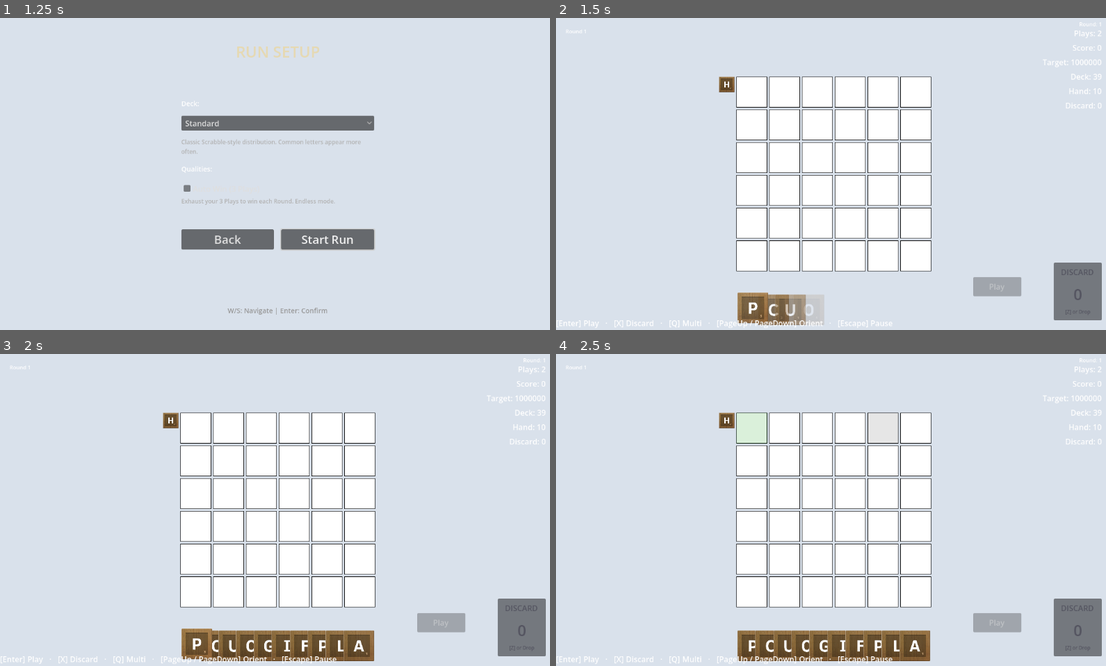
Above: before the commit, frames 1-4 (two rows, left to right).
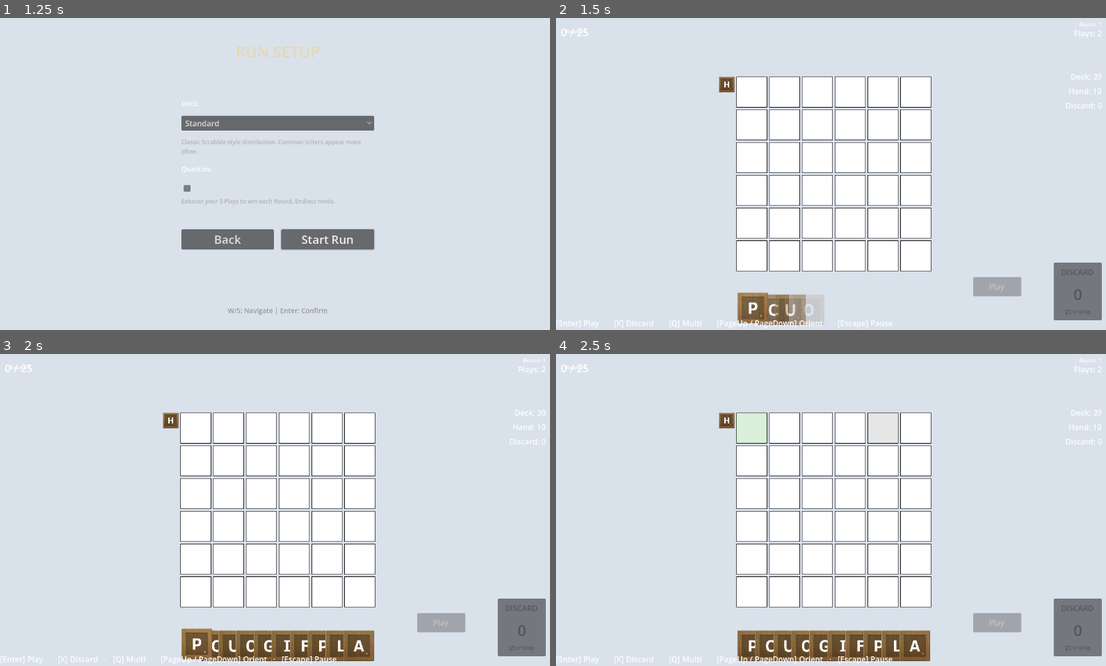
Above: after the commit, the same moments.

Repository: rcmilan/godot-scrabblerabble
Game: Godot game, scene res://scenes/title_screen/title_screen.tscn
Same seed, same stepped clock (60 frames per second), same inputs: the game is played once before the commit and once after it.
Inputs (mouse positions are in pixels of both pictures, inside the frame that each line leads up to):
- Up to frame 1 (1.25 s): click "New Game" at 0.5 s
- Up to frame 2 (1.5 s): click "Start Run" at 1.25 s
- Up to frame 3 (2 s): no input
- Up to frame 4 (2.5 s): tap Enter (play_hand) at 2 s; drag from (754, 428) to (891, 441) at 2.02 s

Frame 1 is identical in both runs. In frame 2, 0.1% of the frame differs, in the area x 1-100%, y 3-16%; in frame 3, 0.1%; in frame 4, 0.1%.

Commit message:
006 score progression (#50)
* specs

* wip

* wip

* wip

Diff:
--- a/autoload/game_manager.gd
+++ b/autoload/game_manager.gd
@@ -24,6 +24,7 @@
 var _current_phase: GamePhase = GamePhase.SETUP
 var _current_round: int = 1
 var _current_score: int = 0
+var _previous_rounds_total: int = 0
 var _target_score: int = 100
 var _plays_remaining: int = 10
 var _plays_per_round: int = 10
@@ -42,6 +43,9 @@
 
 func get_current_score() -> int:
 	return _current_score
+
+func get_cumulative_score() -> int:
+	return _current_score + _previous_rounds_total
 
 func get_target_score() -> int:
 	return _target_score
@@ -110,15 +114,16 @@
 	_current_score += score
 	_plays_remaining -= 1
 
-	EventBus.score_updated.emit(_current_score, score)
+	var cumulative: int = get_cumulative_score()
+	EventBus.score_updated.emit(cumulative, score)
 	EventBus.play_completed.emit(_plays_remaining)
 
-	print("[GameManager] Play committed: +%d pts | Total: %d | Plays left: %d" % [
-		score, _current_score, _plays_remaining
+	print("[GameManager] Play committed: +%d pts | Round: %d | Cumulative: %d | Target: %d | Plays left: %d" % [
+		score, _current_round, cumulative, _target_score, _plays_remaining
 	])
 
 	# Check win/lose conditions
-	if _current_score >= _target_score:
+	if cumulative >= _target_score:
 		_complete_round(true)
 	elif _plays_remaining <= 0:
 		if RunManager.is_debug_auto_win():
@@ -129,11 +134,12 @@
 
 
 ## Starts a new round.
-func start_round(round_num: int, target: int = DEFAULT_TARGET_SCORE, plays: int = DEFAULT_PLAYS_PER_ROUND) -> void:
+func start_round(round_num: int, target: int = DEFAULT_TARGET_SCORE, plays: int = DEFAULT_PLAYS_PER_ROUND, previous_total: int = 0) -> void:
 	_current_round = round_num
 	_target_score = target
 	_plays_per_round = plays
 	_plays_remaining = plays
+	_previous_rounds_total = previous_total
 
 	_set_phase(GamePhase.PLAYING)
 	EventBus.round_started.emit(_current_round)
@@ -144,11 +150,12 @@
 
 
 ## Sets up a round from a RoundConfig object.
-func setup_round(config: RoundConfig) -> void:
+func setup_round(config: RoundConfig, previous_total: int = 0) -> void:
 	_current_round = config.round_number
 	_target_score = config.target_score
 	_plays_per_round = config.plays_per_round
 	_plays_remaining = config.plays_per_round
+	_previous_rounds_total = previous_total
 	_current_score = 0
 
 	_set_phase(GamePhase.PLAYING)
@@ -198,10 +205,16 @@
 	_set_phase(GamePhase.ROUND_END)
 	EventBus.round_ended.emit(_current_round, success)
 
+	var cumulative: int = get_cumulative_score()
 	if success:
 		print("[GameManager] Round %d complete! Score: %d/%d" % [
 			_current_round, _current_score, _target_score
 		])
+		if cumulative > _target_score:
+			var excess: int = cumulative - _target_score
+			print("[GameManager] Target beaten! Cumulative: %d | Target: %d | Excess: %d" % [
+				cumulative, _target_score, excess
+			])
 		# RunManager handles what comes next (shop or victory)
 	else:
 		print("[GameManager] Round %d failed. Score: %d/%d" % [
--- a/autoload/run_manager.gd
+++ b/autoload/run_manager.gd
@@ -217,7 +217,9 @@
 			# All bosses defeated - run ends with victory
 			run_state.end_run()
 			EventBus.run_ended.emit(true, run_state.total_score)
-			print("[RunManager] Boss pool exhausted - run ends with victory | Score: %d" % run_state.total_score)
+			print("[RunManager] Run ended | Victory: true | TotalScore: %d | RoundReached: %d" % [
+				run_state.total_score, run_state.current_round
+			])
 			return
 
 	# Now advance the round counter to match
@@ -264,7 +266,9 @@
 		var victory: bool = result.get("victory", false)
 		run_state.end_run()
 		EventBus.run_ended.emit(victory, run_state.total_score)
-		print("[RunManager] Quality '%s' ended run - Victory: %s" % [quality.get_quality_name(), victory])
+		print("[RunManager] Run ended | Victory: %s | TotalScore: %d | RoundReached: %d" % [
+			str(victory), run_state.total_score, run_state.current_round
+		])
 		return true
 	return false
 
@@ -283,8 +287,11 @@
 
 	if not success:
 		run_state.end_run()
-		EventBus.run_ended.emit(false, run_state.total_score)
-		print("[RunManager] Round %d lost - run ended" % round_number)
+		var final_score: int = run_state.total_score + GameManager.get_current_score()
+		EventBus.run_ended.emit(false, final_score)
+		print("[RunManager] Run ended | Victory: false | TotalScore: %d | RoundReached: %d" % [
+			final_score, run_state.current_round
+		])
 		return
 
 	# Record boss defeat before completing the round (so next round sees updated board size)
--- a/data/progression/progression_config.gd
+++ b/data/progression/progression_config.gd
@@ -4,8 +4,8 @@
 ## ProgressionConfig: Data resource for progression scaling parameters.
 ## Edit in inspector or create multiple .tres files for different difficulties.
 
-@export var base_target_score: int = 1000000
-@export var target_score_increment: int = 50
+@export var base_target_score: int = 25
+@export var target_score_increment: int = 15
 
 ## Board size thresholds: processed in order, first match wins.
 ## Each entry: {"up_to_round": int, "size": Vector2i}
--- a/data/progression/progression_default.tres
+++ b/data/progression/progression_default.tres
@@ -4,8 +4,8 @@
 
 [resource]
 script = ExtResource("1_config")
-base_target_score = 1000000
-target_score_increment = 50
+base_target_score = 25
+target_score_increment = 15
 board_size_thresholds = [{"up_to_round": 1, "size": Vector2i(6, 6)}, {"up_to_round": 2, "size": Vector2i(7, 7)}]
 max_board_size = Vector2i(8, 8)
 default_plays_per_round = 2
--- a/scenes/main.gd
+++ b/scenes/main.gd
@@ -32,6 +32,7 @@
 @onready var pause_menu: PauseMenu = $PauseMenu
 @onready var _background: ColorRect = $Background
 @onready var _round_indicator: Label = $RoundIndicator
+@onready var _score_panel: CanvasLayer = $ScorePanel
 
 # Animation state
 var _bg_tween: Tween = null
@@ -153,7 +154,15 @@
 		TileBag.populate_bag(RunManager.run_state.bag_config)
 
 	# Setup GameManager for this round
-	GameManager.setup_round(config)
+	var previous_total: int = 0
+	if RunManager.run_state:
+		previous_total = RunManager.run_state.total_score
+	GameManager.setup_round(config, previous_total)
+
+	# Notify ScorePanel directly after GameManager is ready
+	# (avoid re-emitting run_round_ready which would create a signal loop)
+	if _score_panel:
+		_score_panel._on_round_ready(config)
 
 	# Pass RoundConfig to PlayExecutor for boss effect handling
 	_gameplay_controller.set_play_executor_round_config(config)
@@ -267,19 +276,8 @@
 ## Called when tiles are played (locked on board).
 ## Always consumes a play. Words may be empty if no valid words were formed.
 func _on_play_completed(tiles: Array[Tile], words: Array) -> void:
-	var total_score: int = 0
-	var word_validator: WordValidator = _gameplay_controller.get_word_validator()
-
-	for word_info in words:
-		var score_result: Dictionary = word_validator.calculate_placement_score(
-			word_info.tiles, word_info.cells
-		)
-		total_score += score_result.total
-		EventBus.score_calculated.emit(score_result.total, score_result)
-
-	GameManager.commit_play(total_score)
-	print("[Main] Play committed: %d pts from %d words | Score: %d/%d | Plays left: %d" % [
-		total_score, words.size(), GameManager.get_current_score(),
+	print("[Main] Play completed: %d words formed | Cumulative Score: %d/%d | Plays left: %d" % [
+		words.size(), GameManager.get_cumulative_score(),
 		GameManager.get_target_score(), GameManager.get_plays_remaining()
 	])
 
@@ -299,7 +297,7 @@
 	var next_config: RoundConfig = RunManager.progression_rules.peek_round_config(
 		RunManager.run_state
 	)
-	shop_overlay.show_shop(round_number, GameManager.get_current_score(), next_config)
+	shop_overlay.show_shop(round_number, GameManager.get_cumulative_score(), next_config)
 	print("[Main] === SHOP START | after round %d ===" % round_number)
 
 
--- a/scenes/main.tscn
+++ b/scenes/main.tscn
@@ -10,6 +10,7 @@
 [ext_resource type="PackedScene" path="res://scenes/shop/shop_overlay.tscn" id="10_shop"]
 [ext_resource type="PackedScene" path="res://scenes/ui/game_over_popup/game_over_popup.tscn" id="11_gameover"]
 [ext_resource type="PackedScene" path="res://scenes/ui/pause_menu/pause_menu.tscn" id="12_pause"]
+[ext_resource type="PackedScene" path="res://scenes/ui/score_panel/score_panel.tscn" id="13_score_panel"]
 [node name="Main" type="Control"]
 layout_mode = 3
 anchors_preset = 15
@@ -48,6 +49,8 @@
 
 [node name="MainHUD" parent="." instance=ExtResource("7_hud")]
 
+[node name="ScorePanel" parent="." instance=ExtResource("13_score_panel")]
+
 [node name="DiscardPile" parent="." instance=ExtResource("8_discard")]
 layout_mode = 1
 
--- a/scenes/ui/main_hud/main_hud.gd
+++ b/scenes/ui/main_hud/main_hud.gd
@@ -9,8 +9,6 @@
 # === Node References ===
 @onready var round_label: Label = $RoundLabel
 @onready var plays_label: Label = $PlaysLabel
-@onready var score_label: Label = $ScoreLabel
-@onready var target_label: Label = $TargetLabel
 @onready var deck_label: Label = $DeckLabel
 @onready var hand_label: Label = $HandLabel
 @onready var discard_label: Label = $DiscardLabel
@@ -36,7 +34,6 @@
 
 func _connect_signals() -> void:
 	# EventBus signals
-	EventBus.score_updated.connect(_on_score_updated)
 	EventBus.hand_count_changed.connect(_on_hand_count_changed)
 	EventBus.bag_count_changed.connect(_on_bag_count_changed)
 	EventBus.discard_count_changed.connect(_on_discard_count_changed)
@@ -54,8 +51,6 @@
 	# Set initial values
 	_update_round(GameManager.get_current_round())
 	_update_plays(GameManager.get_plays_remaining())
-	_update_score(GameManager.get_current_score())
-	_update_target(GameManager.get_target_score())
 	_update_deck(TileBag.tiles_remaining())
 	_update_hand(HandManager.get_hand_size())
 	_update_discard(HandManager.get_discard_count())
@@ -63,10 +58,6 @@
 
 # === Signal Handlers ===
 
-func _on_score_updated(total: int, _delta: int) -> void:
-	_update_score(total)
-
-
 func _on_hand_count_changed(count: int) -> void:
 	_update_hand(count)
 
@@ -86,13 +77,11 @@
 func _on_round_started(round_number: int) -> void:
 	_update_round(round_number)
 	_update_plays(GameManager.get_plays_remaining())
-	_update_target(GameManager.get_target_score())
 
 
 func _on_run_round_ready(config: RoundConfig) -> void:
 	_update_round(config.round_number)
 	_update_plays(config.plays_per_round)
-	_update_target(config.target_score)
 	_connect_timer_qualities()
 
 
@@ -104,14 +93,6 @@
 
 func _update_plays(count: int) -> void:
 	plays_label.text = "Plays: %d" % count
-
-
-func _update_score(score: int) -> void:
-	score_label.text = "Score: %d" % score
-
-
-func _update_target(target: int) -> void:
-	target_label.text = "Target: %d" % target
 
 
 func _update_deck(count: int) -> void:
--- a/scenes/ui/main_hud/main_hud.tscn
+++ b/scenes/ui/main_hud/main_hud.tscn
@@ -30,30 +30,6 @@
 offset_bottom = 43.0
 grow_horizontal = 0
 text = "Plays: 2"
-horizontal_alignment = 2
-
-[node name="ScoreLabel" type="Label" parent="."]
-anchors_preset = 1
-anchor_left = 1.0
-anchor_right = 1.0
-offset_left = -120.0
-offset_top = 50.0
-offset_right = -20.0
-offset_bottom = 73.0
-grow_horizontal = 0
-text = "Score: 0"
-horizontal_alignment = 2
-
-[node name="TargetLabel" type="Label" parent="."]
-anchors_preset = 1
-anchor_left = 1.0
-anchor_right = 1.0
-offset_left = -120.0
-offset_top = 80.0
-offset_right = -20.0
-offset_bottom = 103.0
-grow_horizontal = 0
-text = "Target: 100"
 horizontal_alignment = 2
 
 [node name="DeckLabel" type="Label" parent="."]
--- /dev/null
+++ b/scenes/ui/score_panel/score_panel.gd
@@ -0,0 +1,103 @@
+extends CanvasLayer
+class_name ScorePanel
+
+## ScorePanel: Displays cumulative score (Y) and round target (X) in format "Y / X"
+## Updates with stagger-matched scoring during play, pulses on each change,
+## and plays particles when target is beaten.
+
+@onready var score_label: Label = $HBoxContainer/ScoreLabel
+@onready var particles: CPUParticles2D = $HBoxContainer/Particles
+
+var _target: int = 0
+var _cumulative: int = 0
+var _pulse_tween: Tween = null
+
+
+func _ready() -> void:
+	print("[ScorePanel] Ready")
+	# Configure UI at runtime
+	score_label.add_theme_font_size_override("font_size", 22)
+	score_label.add_theme_color_override("font_color", Color.WHITE)
+
+	# Configure particles
+	particles.amount = 40
+	particles.lifetime = 0.8
+	particles.scale = Vector2(1.5, 1.5)
+	particles.emitting = false
+
+	EventBus.run_round_ready.connect(_on_round_ready)
+	EventBus.score_updated.connect(_on_score_updated)
+	_setup_particles()
+	print("[ScorePanel] Connected to EventBus signals")
+
+
+func _setup_particles() -> void:
+	particles.one_shot = true
+	particles.explosiveness = 0.8
+	particles.lifetime = 0.8
+	particles.scale = Vector2(1.5, 1.5)
+
+	print("[ScorePanel] Particles configured")
+
+
+func _on_round_ready(config: RoundConfig) -> void:
+	print("[ScorePanel] _on_round_ready called")
+	_target = config.target_score
+	_cumulative = GameManager.get_cumulative_score()
+	score_label.text = "%d / %d" % [_cumulative, _target]
+	print("[ScorePanel] Initialized: %d / %d" % [_cumulative, _target])
+
+
+func _on_score_updated(cumulative: int, delta: int) -> void:
+	print("[ScorePanel] _on_score_updated: cumulative=%d, delta=%d, target=%d" % [cumulative, delta, _target])
+	_cumulative = cumulative
+	score_label.text = "%d / %d" % [_cumulative, _target]
+
+	# Pulse animation
+	if _pulse_tween:
+		_pulse_tween.kill()
+	_pulse_tween = create_tween()
+	_pulse_tween.set_trans(Tween.TRANS_BACK)
+	_pulse_tween.tween_property($HBoxContainer, "scale", Vector2(1.15, 1.15), 0.1).set_ease(Tween.EASE_OUT)
+	_pulse_tween.tween_property($HBoxContainer, "scale", Vector2.ONE, 0.15).set_ease(Tween.EASE_IN).set_trans(Tween.TRANS_QUAD)
+
+	# Particles if target beaten (re-evaluates every update, so particles fire on each new score past target)
+	if _cumulative > _target:
+		_play_particles()
+
+
+func _play_particles() -> void:
+	if _cumulative <= _target:
+		return
+
+	var ratio: float = float(_cumulative - _target) / float(_target) if _target > 0 else 0.0
+
+	var amount: int = 0
+	var velocity: int = 0
+
+	if ratio < 0.05:
+		return  # No particles
+	elif ratio < 0.15:
+		amount = 8
+		velocity = 45
+	elif ratio < 0.30:
+		amount = 20
+		velocity = 75
+	else:
+		amount = 40
+		velocity = 110
+
+	particles.amount = amount
+	particles.initial_velocity_min = velocity
+	particles.initial_velocity_max = velocity
+	particles.show()
+	particles.restart()
+
+	var tier: int = 0
+	if ratio < 0.15:
+		tier = 1
+	elif ratio < 0.30:
+		tier = 2
+	else:
+		tier = 3
+	print("[ScorePanel] Particles triggered | Ratio: %.2f | Tier: %d" % [ratio, tier])
--- /dev/null
+++ b/scenes/ui/score_panel/score_panel.tscn
@@ -0,0 +1,19 @@
+[gd_scene load_steps=2 format=3]
+
+[ext_resource type="Script" path="res://scenes/ui/score_panel/score_panel.gd" id="1_script"]
+
+[node name="ScorePanel" type="CanvasLayer"]
+layer = 1
+script = ExtResource("1_script")
+
+[node name="HBoxContainer" type="HBoxContainer" parent="."]
+offset_left = 10.0
+offset_top = 10.0
+offset_right = 210.0
+offset_bottom = 50.0
+
+[node name="ScoreLabel" type="Label" parent="HBoxContainer"]
+text = "0 / 0"
+
+[node name="Particles" type="CPUParticles2D" parent="HBoxContainer"]
+visible = false
--- a/scripts/controllers/play_executor.gd
+++ b/scripts/controllers/play_executor.gd
@@ -82,9 +82,21 @@
 	if _round_config and _round_config.boss:
 		await _execute_boss_post_play_effects(unplayed_tiles)
 
+	# Calculate total play score for emission
+	var total_score: int = 0
+	for word_info in words:
+		var score_result: Dictionary = _word_validator.calculate_placement_score(
+			word_info.tiles, word_info.cells
+		)
+		total_score += score_result.total
+		EventBus.score_calculated.emit(score_result.total, score_result)
+
 	# Animate ALL board tiles
 	var all_tiles: Array[Tile] = _get_all_board_tiles()
 	await _animate_play(all_tiles)
+
+	# Commit play score after animation
+	GameManager.commit_play(total_score)
 
 	# Consume CONSUMABLE modifiers on newly played tiles after animation
 	for tile in unplayed_tiles:
@@ -233,6 +245,7 @@
 			word_info.tiles, word_info.cells
 		)
 		total_score += score_result.total
+		EventBus.score_calculated.emit(score_result.total, score_result)
 
 	print("[Gameplay] Auto end round: scoring %d pts per play from %d words" % [total_score, words.size()])
 
--- a/scripts/domain/bosses/boss_registry.gd
+++ b/scripts/domain/bosses/boss_registry.gd
@@ -59,6 +59,16 @@
 	_bosses.append(diagonal_boss)
 	print("[BossRegistry] Registered boss: %s | Total bosses: %d" % [diagonal_boss.display_name, _bosses.size()])
 
+	# Register Hard boss
+	var hard_boss = Boss.new(
+		&"hard",
+		"Hard",
+		Color(0.6, 0.6, 0.65),
+		HardBossHooks.new()
+	)
+	_bosses.append(hard_boss)
+	print("[BossRegistry] Registered boss: %s | Total bosses: %d" % [hard_boss.display_name, _bosses.size()])
+
 	_initialized = true
 
 
--- /dev/null
+++ b/scripts/domain/bosses/hard_boss.gd
@@ -0,0 +1,13 @@
+## HardBossHooks: Implements the Hard boss mechanic.
+##
+## Doubles the per-round target score requirement.
+## Background is metallic gray.
+##
+## Pure logic -- no Godot node references.
+class_name HardBossHooks
+extends BossHooks
+
+
+## Target score is 2x harder.
+func get_target_score_multiplier() -> float:
+	return 2.0
--- a/scripts/domain/progression_rules.gd
+++ b/scripts/domain/progression_rules.gd
@@ -34,10 +34,15 @@
 
 	# Apply boss overrides
 	if boss != null:
-		target = _apply_boss_target_modifiers(boss, target)
+		target = _apply_boss_target_modifiers(boss, target, round_num)
 		var plays_override: int = boss.hooks.get_plays_override()
 		if plays_override > 0:
 			plays = plays_override
+		# Log Hard Boss specifically per FR-026
+		if boss.id == &"hard":
+			print("[ProgressionRules] Hard Boss active | Per-round delta doubled | Final target: %d" % target)
+
+	print("[ProgressionRules] Round %d cumulative target: %d" % [round_num, target])
 
 	return RoundConfig.new(
 		round_num,
@@ -78,10 +83,15 @@
 
 	# Apply boss overrides
 	if boss != null:
-		target = _apply_boss_target_modifiers(boss, target)
+		target = _apply_boss_target_modifiers(boss, target, round_num)
 		var plays_override: int = boss.hooks.get_plays_override()
 		if plays_override > 0:
 			plays = plays_override
+		# Log Hard Boss specifically per FR-026
+		if boss.id == &"hard":
+			print("[ProgressionRules] Hard Boss active | Per-round delta doubled | Final target: %d" % target)
+
+	print("[ProgressionRules] Round %d cumulative target: %d" % [round_num, target])
 
 	return RoundConfig.new(
 		round_num,
@@ -95,15 +105,18 @@
 	)
 
 
-func _apply_boss_target_modifiers(boss: Boss, base_target: int) -> int:
+func _apply_boss_target_modifiers(boss: Boss, base_target: int, round_num: int) -> int:
 	var target: int = base_target
 	var override: int = boss.hooks.get_target_score_override()
 	if override > 0:
-		target = override
+		return override
 	var multiplier: float = boss.hooks.get_target_score_multiplier()
-	if multiplier != 1.0:
-		target = int(target * multiplier)
-	return target
+	if multiplier == 1.0:
+		return target
+	# Apply multiplier only to the per-round portion, not the full cumulative
+	var prev_cumulative: int = _calculate_target_score(round_num - 1) if round_num > 1 else 0
+	var per_round_delta: int = base_target - prev_cumulative
+	return prev_cumulative + int(per_round_delta * multiplier)
 
 
 func _calculate_board_size(bosses_defeated: int) -> Vector2i:
@@ -112,7 +125,8 @@
 
 
 func _calculate_target_score(round_number: int) -> int:
-	return _config.base_target_score + (round_number - 1) * _config.target_score_increment
+	return _config.base_target_score * round_number + \
+	       _config.target_score_increment * round_number * (round_number - 1) / 2
 
 
 func _is_boss_round(round_number: int) -> bool:
Not shown, changed: .claude/settings.local.json
Not shown: 1 places in scenes/main.tscn that only renumber resources
Not shown, added: scenes/ui/score_panel/score_panel.gd.uid
Not shown, added: scripts/domain/bosses/hard_boss.gd.uid
Not shown, added: specs/006-score-progression/checklists/requirements.md
Not shown, added: specs/006-score-progression/data-model.md
Not shown, added: specs/006-score-progression/plan.md
Not shown, added: specs/006-score-progression/research.md
Not shown, added: specs/006-score-progression/spec.md
Not shown, added: specs/006-score-progression/tasks.md
